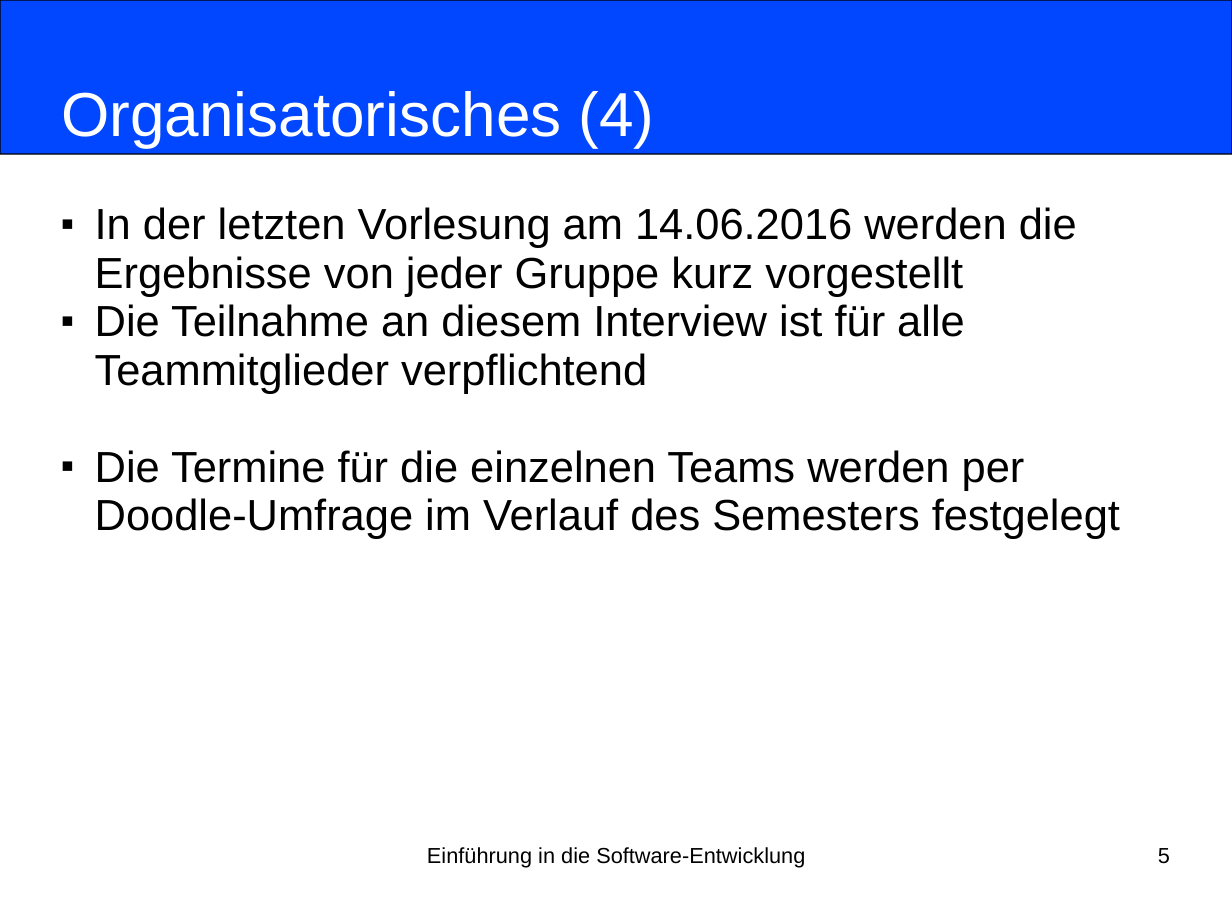
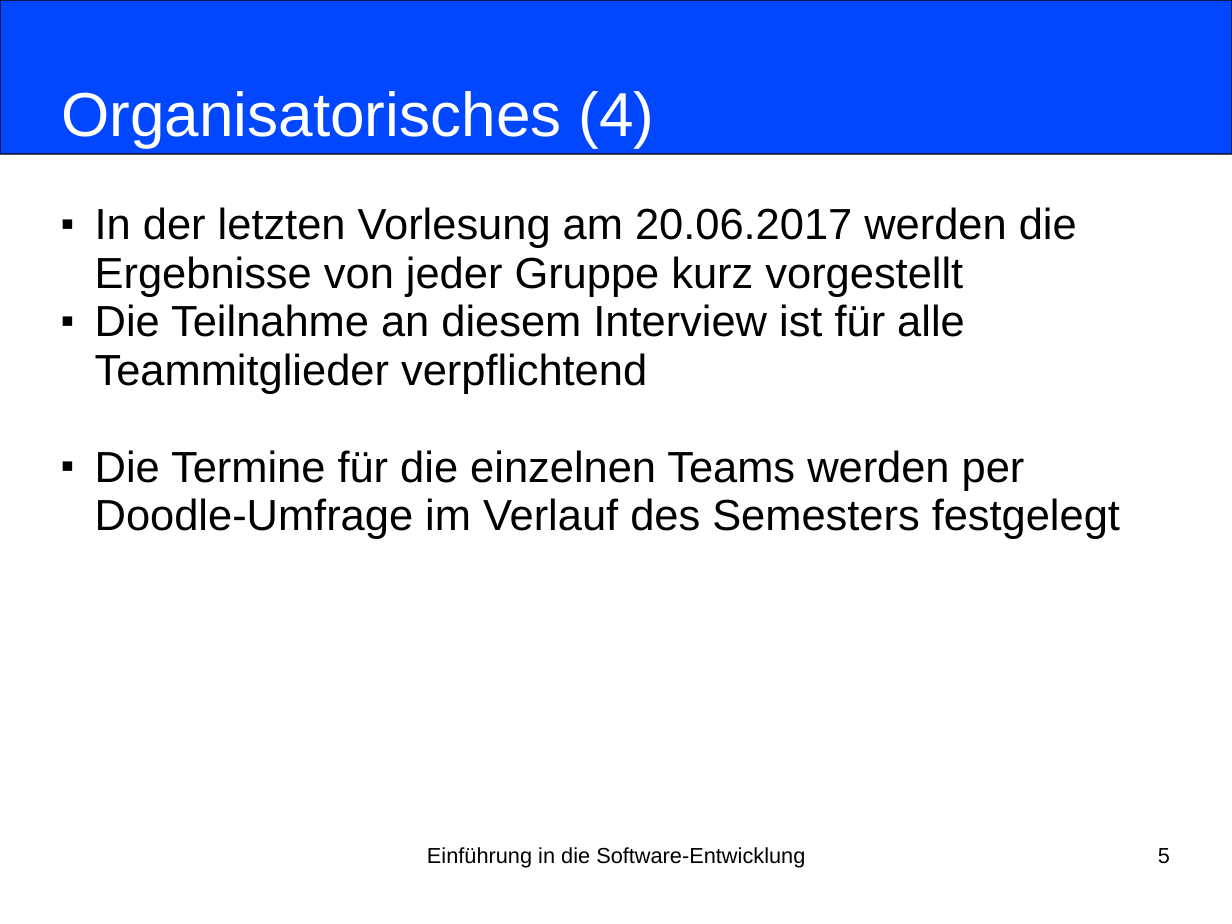
Before and after one commit to nordakademie-einfuehrung-java/vorlesungsskript, a slide deck: slide 5 of folien/Semester_04_Termin_03_Kapitel11.pptx. Drawn at 1232x924 pixels with LibreOffice and Linux fonts; fonts in the diff are those of the drawing. Boxes give left, top, right and bottom in pixels: in the first picture for what was removed or moved away, otherwise in the second. Text is boxed around its words. In the diff, an @@ line names an element or a change of style, - is before the commit and + after.

```diff
--- a/folien/Semester_04_Termin_03_Kapitel11.pptx
+++ b/folien/Semester_04_Termin_03_Kapitel11.pptx
@@ subtitle at (95,207,1077,297): text changed @@
-■ In der letzten Vorlesung am 14.06.2016 werden die Ergebnisse von jeder Gruppe kurz vorgestellt
+■ In der letzten Vorlesung am 20.06.2017 werden die Ergebnisse von jeder Gruppe kurz vorgestellt
```
Also in this commit, not shown: 3 other slides changed, 3 other files.
